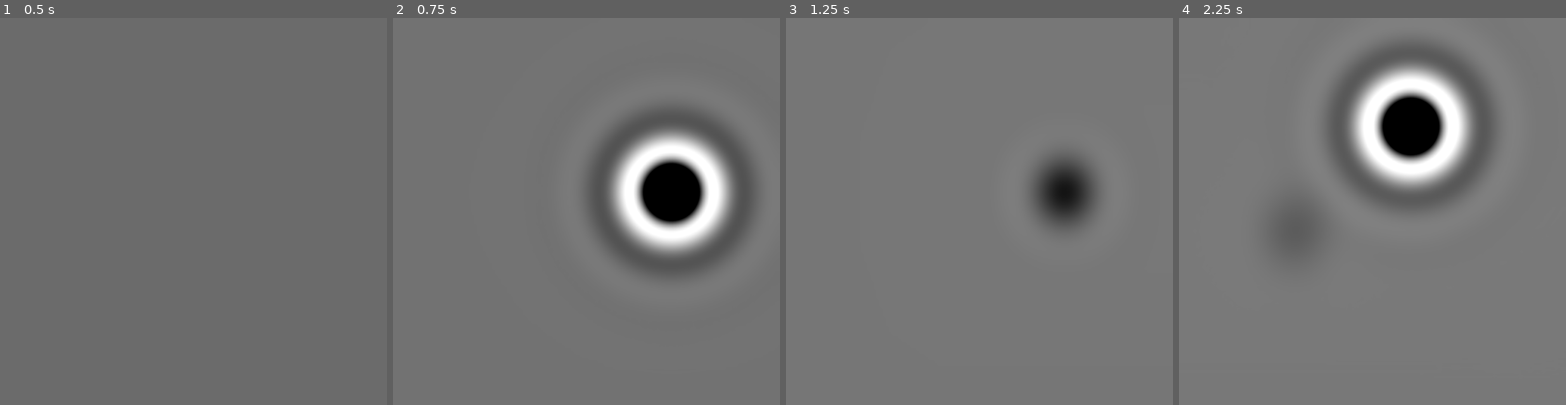
Above: before the commit, frames 1-4 (left to right).
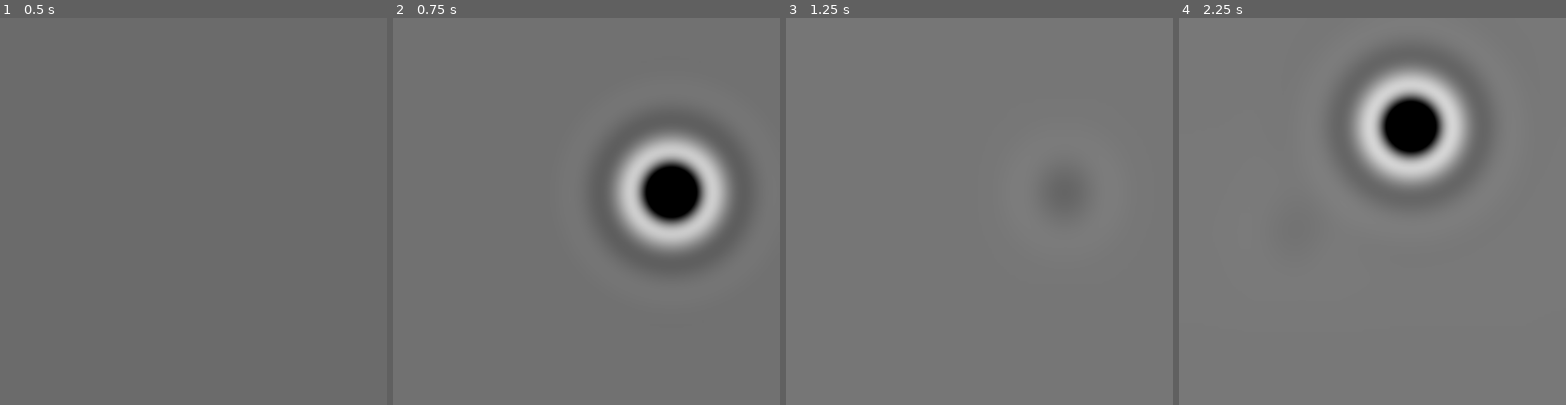
Above: after the commit, the same moments.

Repository: notapixelstudio/simulation-shader
Game: Godot game, scene res://Main.tscn
The game is run twice, just before and just after one commit, with the same random seed, the same clock (stepped at 60 frames per second) and the same inputs. The engine's default icon, where the game draws it, is replaced by a stand-in: a white triangle on a blue panel in a dark square.
Inputs (mouse positions are in pixels of both pictures, inside the frame that each line leads up to):
- Up to frame 1 (0.5 s): no input
- Up to frame 2 (0.75 s): tap Enter at 0.5 s; move the mouse to (671, 192) at 0.52 s; click (671, 192) at 0.67 s
- Up to frame 3 (1.25 s): no input
- Up to frame 4 (2.25 s): move the mouse to (1295, 230) at 1.27 s; click (1295, 230) at 1.42 s; move the mouse to (1411, 126) at 2.02 s; click (1411, 126) at 2.17 s

Frame 1 is identical in both runs. In frame 2, 4.6% of the frame differs, in the area x 57-87%, y 30-60%; in frame 3, 2.2%; in frame 4, 4.6%.

Commit message:
clamping to avoid artifacts

Diff:
--- a/Main.tscn
+++ b/Main.tscn
@@ -24,7 +24,7 @@
 	if(explosion) {
 		float d = distance(UV, normalized_explosion_center)*explosion_radius;
 		vec3 new = -vec3(sin(d*0.2)/exp(d*0.1));
-		COLOR = COLOR + vec4(new,1.0);
+		COLOR = clamp(COLOR + vec4(new,1.0), 0.0, 1.0);
 	}
 }"
 
